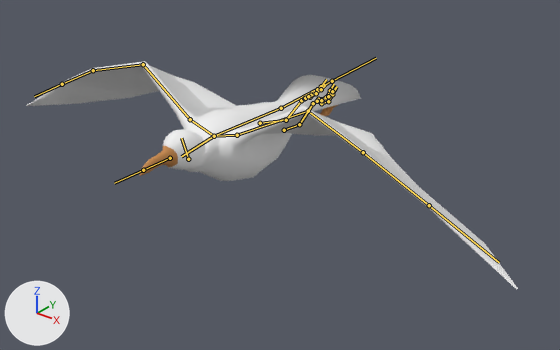
Renders of the FBX model VRPO/Assets/Resources/3D/Seagull.fbx from each side of a commit.
Both versions are drawn from a 50 mm lens placed at (0.695, -0.799, 0.425), pointed at (0.054, 0.002, -0.072). The lights are fixed; the arrows at lower left show +X, +Y and +Z. Both versions are drawn at frame 20 of the action 'Crow_Armature|Seagull_Flight'; the numbers are the values there. The bones that bend it are drawn over the model as lines.

Names of what the first picture shows: 'Seagull'.
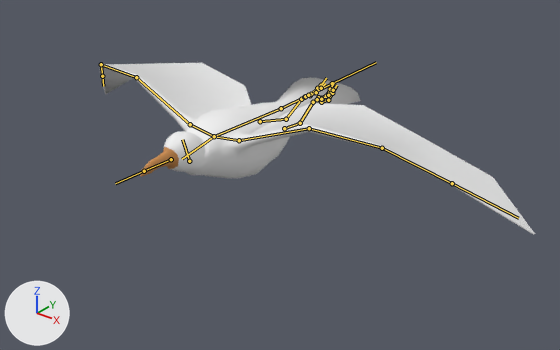
Commit message: Updated seagull animation

The change in detail:
Bone 'Seagull_Neck' (bone_seagull_neck) turns from (32, 0, 0) to (35, 0, 0) degrees about its own x, y and z.
Bone 'Seagull_Head' (bone_seagull_head) turns from (-63, 0, 0) to (-67, 0, 0) degrees about its own x, y and z.
Bone 'Seagull_Shoulder_L' (bone_seagull_shoulder_l) turns from (19, -12, 12) to (11, 15, 14) degrees about its own x, y and z.
Bone 'Seagull_Wing_Base_L' (bone_seagull_wing_base_l) turns from (1, -5, 8) to (2, -11, 7) degrees about its own x, y and z.
Bone 'Seagull_Wing_Middle_L' (bone_seagull_wing_middle_l) turns from (-47, 3, -21) to (-29, 6, -3) degrees about its own x, y and z.
Bone 'Seagull_Wing_Tip_L' (bone_seagull_wing_tip_l) turns from (-21, -30, 10) to (-38, -11, -5) degrees about its own x, y and z.
Bone 'Seagull_Shoulder_R' (bone_seagull_shoulder_r) turns from (19, 12, -12) to (11, -15, -14) degrees about its own x, y and z.
Bone 'Seagull_Wing_Base_R' (bone_seagull_wing_base_r) turns from (1, 5, -8) to (2, 11, -7) degrees about its own x, y and z.
Bone 'Seagull_Wing_Middle_R' (bone_seagull_wing_middle_r) turns from (-47, -3, 21) to (-29, -6, 3) degrees about its own x, y and z.
Bone 'Seagull_Wing_Tip_R' (bone_seagull_wing_tip_r) turns from (-21, 30, -10) to (-38, 11, 5) degrees about its own x, y and z.
Bone 'Seagull_Tail' (bone_seagull_tail) turns from (34, 0, 0) to (33, 0, 0) degrees about its own x, y and z.

What differs and where, as boxes [x1, y1, x2, y2] in the pictures (560 x 350 px):
'Seagull', posed (12% narrower, 24% shorter)
    before: [26, 61, 518, 289]
    after: [100, 63, 535, 235]
bone 'Seagull_Neck', root to tip
    before: (214, 136) to (181, 156)
    after: (214, 136) to (182, 159)
bone 'Seagull_Head', root to tip
    before: (188, 159) to (181, 138)
    after: (189, 161) to (182, 139)
bone 'Seagull_Shoulder_L', root to tip
    before: (214, 136) to (237, 135)
    after: (214, 136) to (239, 140)
bone 'Seagull_Wing_Base_L', root to tip
    before: (237, 135) to (308, 111)
    after: (239, 140) to (309, 128)
bone 'Seagull_Wing_Middle_L', root to tip
    before: (308, 111) to (363, 152)
    after: (309, 128) to (382, 148)
bone 'Seagull_Wing_Tip_L', root to tip
    before: (363, 152) to (429, 205)
    after: (382, 148) to (452, 183)
bone 'Seagull_Shoulder_R', root to tip
    before: (214, 136) to (190, 119)
    after: (214, 136) to (190, 124)
bone 'Seagull_Wing_Base_R', root to tip
    before: (190, 119) to (143, 64)
    after: (190, 124) to (136, 77)
bone 'Seagull_Wing_Middle_R', root to tip
    before: (143, 64) to (93, 70)
    after: (136, 77) to (101, 64)
bone 'Seagull_Wing_Tip_R', root to tip
    before: (93, 70) to (62, 84)
    after: (101, 64) to (102, 76)
bone 'Seagull_Tail', root to tip
    before: (281, 108) to (332, 81)
    after: (281, 108) to (332, 83)
